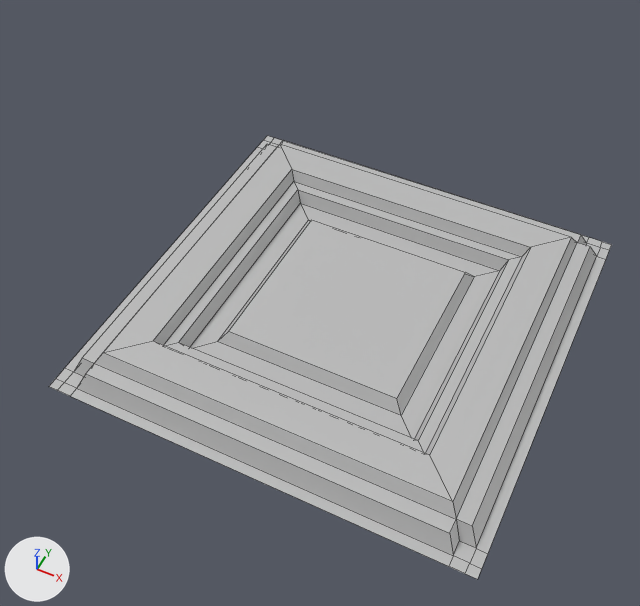
The FBX model Assets/Modular/ST_Roof_Full_02.fbx, before and after one commit.
Before and after are seen from a camera (50 mm lens) standing at (1.59, -2.67, 4.88) and looking at (0.57, -0.63, 2.33). The lights are fixed; the arrows at lower left show +X, +Y and +Z. Mesh edges are drawn as thin lines. Where no turn or scale is listed for an object, it has been applied to the vertices.

Script lines for the objects in view, before the commit:
```python
me_mesh = bpy.data.meshes.new('Mesh')
me_mesh.from_pydata(...)  # 76 vertices, 65 faces; spans x 0.0..1.5, y -1.5..0.0, z 0.0..0.1
me_mesh.materials.append(mat_lambert1)  # grey #bcbcbc
ob_st_roof_full_02_low = bpy.data.objects.new('ST_Roof_Full_02_low', me_mesh)
ob_st_roof_full_02_low.location = (0.0, 0.0, 2.5)
```
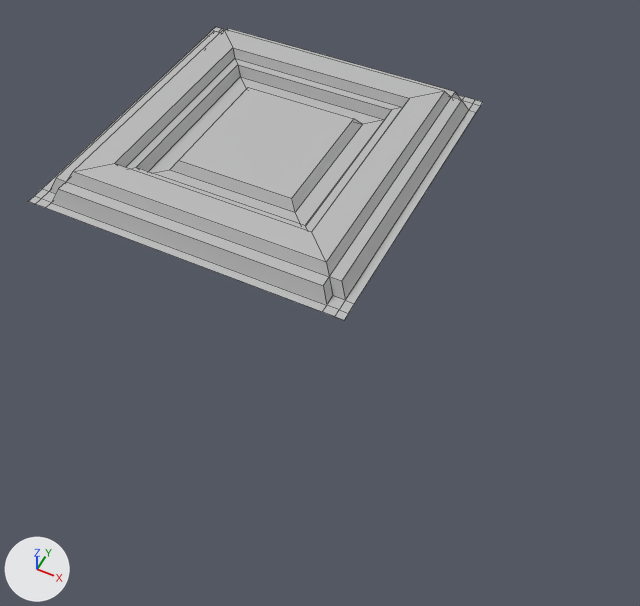
Scene script edits in JSON lines:
```json
{"block": "me_mesh", "where": "me_mesh.from_pydata(...)  # 76 vertices, 65 faces; spans x 0.0..1.5, y -1.5..0.0, z 0.0..0.1"}
{"block": "me_mesh", "where": "# used by ob_st_roof_full_02_low; location = (0.0, 0.0, 2.5)"}
{"block": "me_mesh", "change": "me_mesh part 1: all 19 vertices in x 1.06..1.5, y -0.44..0.0, z 0.0..0.1 are moved by (-0.1, 0.0, 0.0)"}
{"block": "me_mesh", "change": "me_mesh part 2: all 19 vertices in x 1.06..1.5, y -1.5..-1.06, z 0.0..0.1 are moved by (-0.1, 0.05, 0.0)"}
{"block": "me_mesh", "change": "me_mesh part 3: all 19 vertices in x 0.0..0.44, y -1.5..-1.06, z 0.0..0.1 are moved by (0.0, 0.05, 0.0)"}
{"op": "set", "path": "ob_st_roof_full_02_low.location", "old": "(0.0, 0.0, 2.5)", "new": "(-0.65, 0.65, 2.5)"}
```

What differs and where, as boxes [x1, y1, x2, y2] in the pictures (640 x 606 px; the box of a moved part takes in the faces that stretch with it):
```json
{"object": "ST_Roof_Full_02_low", "change": "reshaped, moved", "before": [49, 136, 611, 579], "after": [28, 27, 482, 320], "on screen": "19% narrower, 34% shorter"}
{"part": 1, "of": "me_mesh", "change": "moved or reshaped", "before": [280, 141, 611, 277], "after": [224, 28, 482, 124]}
{"part": 2, "of": "me_mesh", "change": "moved or reshaped", "before": [397, 237, 606, 579], "after": [292, 91, 476, 320]}
{"part": 3, "of": "me_mesh", "change": "moved or reshaped", "before": [49, 144, 465, 566], "after": [28, 30, 353, 312]}
```
